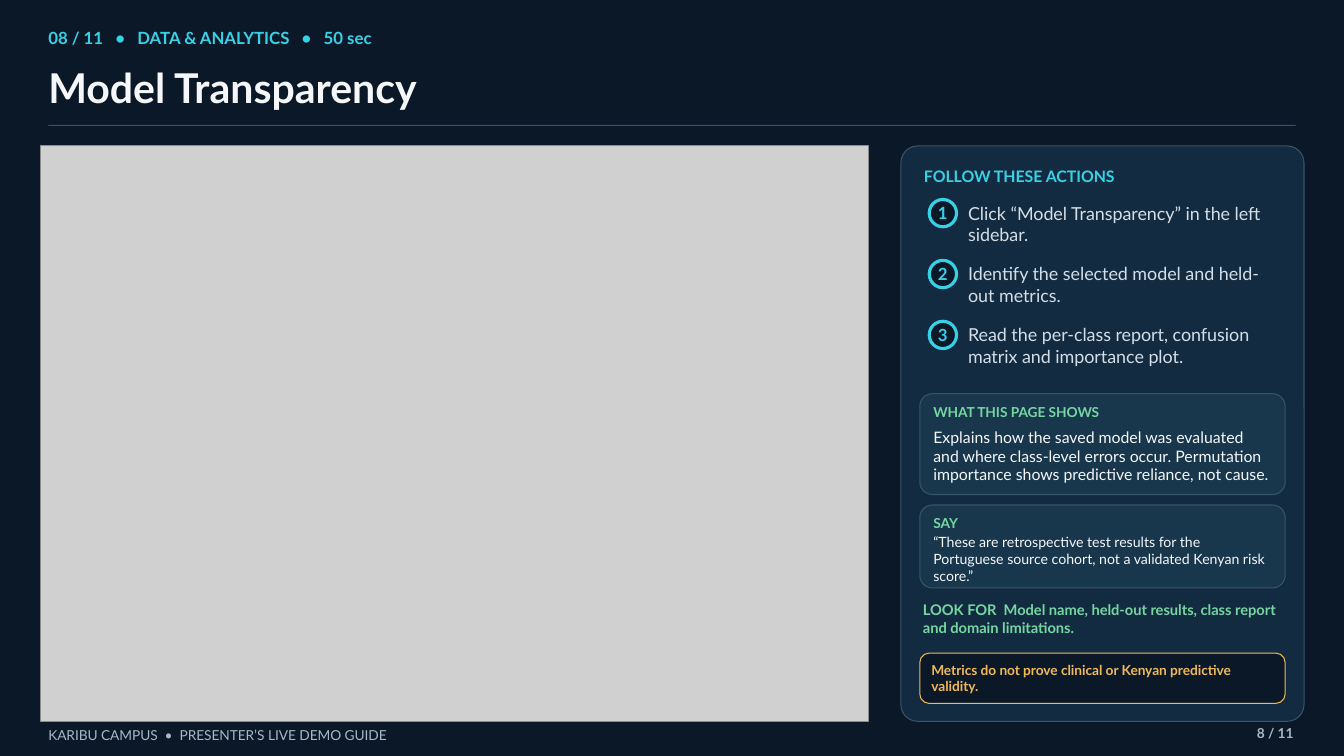
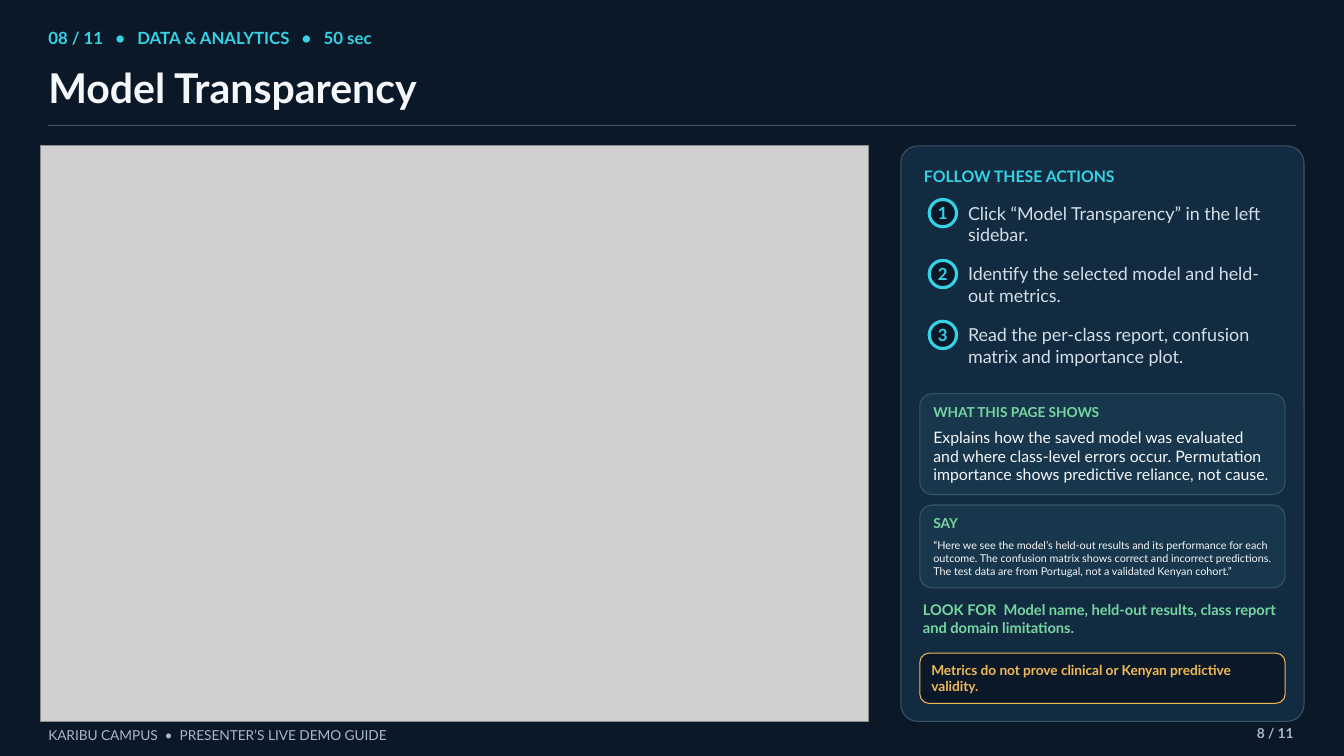
Before and after one commit to Tony405-spec/Karibu-Campus, a slide deck: slide 8 of presentation/demo_guide.pptx. Drawn at 1344x756 pixels with LibreOffice and Linux fonts; fonts in the diff are those of the drawing; grey boxes stand for pictures. Boxes give left, top, right and bottom in pixels: in the first picture for what was removed or moved away, otherwise in the second. Text is boxed around its words. In the diff, an @@ line names an element or a change of style, - is before the commit and + after.

```diff
--- a/presentation/demo_guide.pptx
+++ b/presentation/demo_guide.pptx
@@ text at bbox=[933, 541, 1271, 577]: text changed; size 10.1 to 7.7 pt @@
-“These are retrospective test results for the Portuguese source cohort, not a validated Kenyan risk score.”
+“Here we see the model’s held-out results and its performance for each outcome. The confusion matrix shows correct and incorrect predictions. The test data are from Portugal, not a validated Kenyan cohort.”
```
Also in this commit, not shown: 4 other slides changed.
